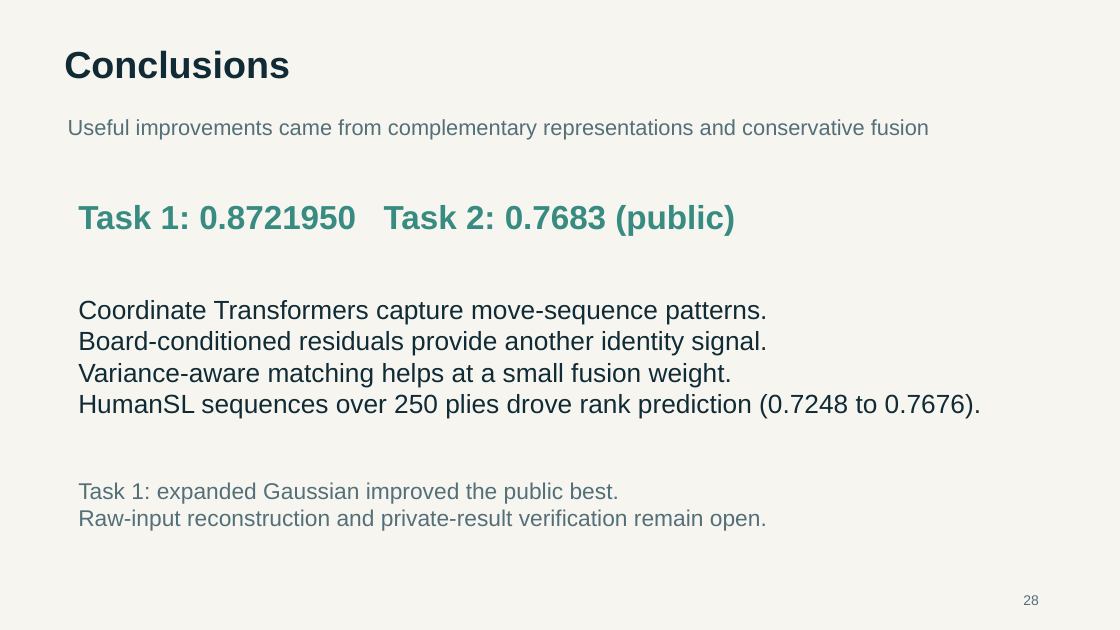
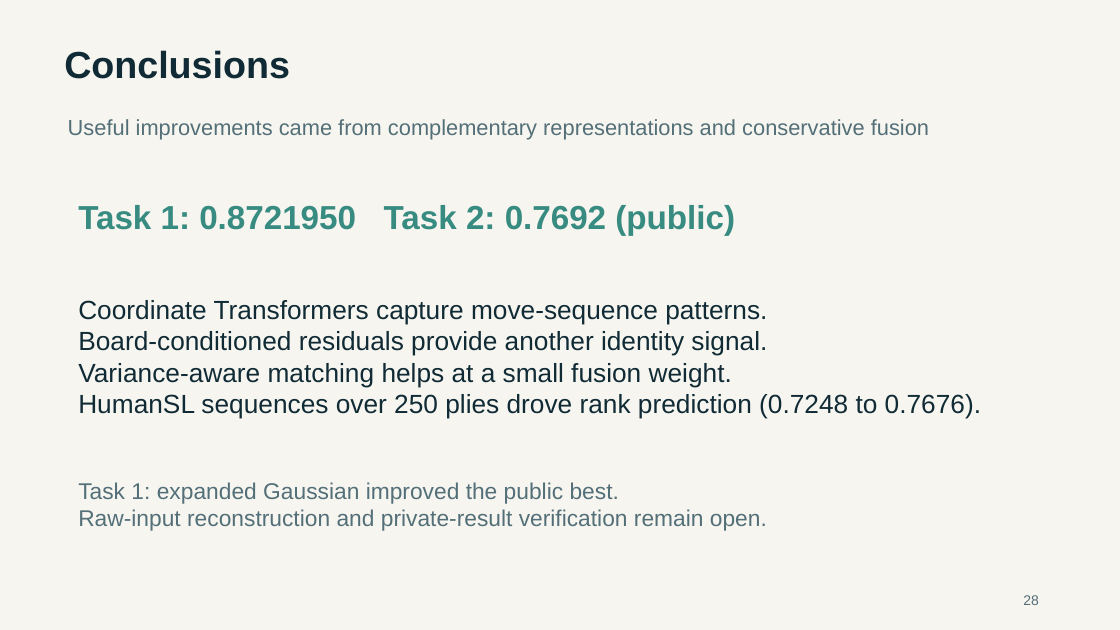
Before and after one commit to goog-msft-fb-nflx-nvda-aapl/stat5011-go-player-identification, a slide deck: slide 28 of slides/STAT5011_Final_Presentation.pptx. Drawn at 1120x630 pixels with LibreOffice and Linux fonts; fonts in the diff are those of the drawing. Boxes give left, top, right and bottom in pixels: in the first picture for what was removed or moved away, otherwise in the second. Text is boxed around its words. In the diff, an @@ line names an element or a change of style, - is before the commit and + after.

Commit message:
Update Task 2 to final result f2 (0.7692): report, slides, figures, scores, reproduction files

```diff
--- a/slides/STAT5011_Final_Presentation.pptx
+++ b/slides/STAT5011_Final_Presentation.pptx
@@ text at box(78, 205, 735, 236): text changed @@
-Task 1: 0.8721950 Task 2: 0.7683 (public)
+Task 1: 0.8721950 Task 2: 0.7692 (public)
```
Also in this commit, not shown: 6 other slides changed, 39 other files.
